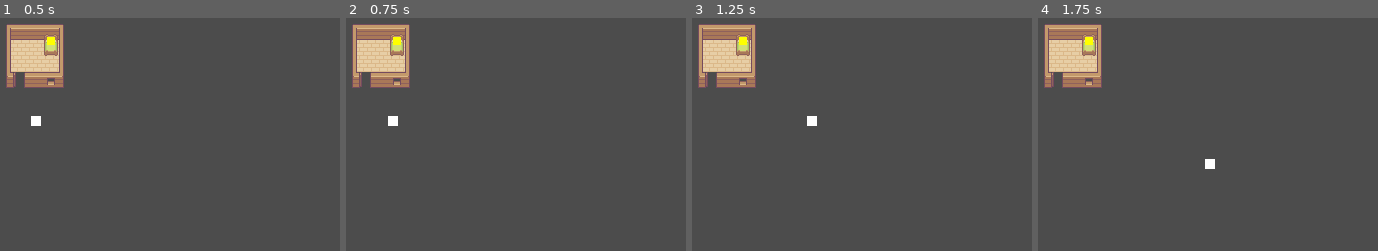
Above: before the commit, frames 1-4 (left to right).
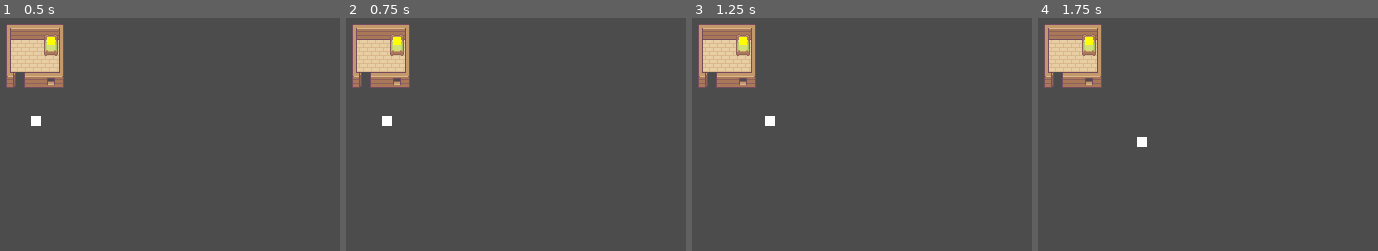
Above: after the commit, the same moments.

Repository: ZeeHatcher/project-dreams
Game: Godot game, scene res://scenes/main.tscn
Same seed, same stepped clock (60 frames per second), same inputs: the game is played once before the commit and once after it.
Inputs:
- Up to frame 1 (0.5 s): no input
- Up to frame 2 (0.75 s): tap Enter at 0.5 s; hold D (move_right) from 0.53 s (still down); hold Space (interact) from 0.53 s (still down)
- Up to frame 3 (1.25 s): keep holding D (move_right); keep holding Space (interact)
- Up to frame 4 (1.75 s): release D (move_right) at 1.28 s; release Space (interact) at 1.28 s; hold S (move_down) from 1.28 s (still down); tap Space (interact) at 1.35 s

Frame 1 is identical in both runs. In frame 2, 0.2% of the frame differs, in the area x 10-16%, y 42-47%; in frame 3, 0.3%, in the area x 21-37%, y 42-47%; in frame 4, 0.3%.

Commit message:
add basic main_menu and intro cutscene

Diff:
--- a/entities/acolyte/acolyte.tscn
+++ b/entities/acolyte/acolyte.tscn
@@ -10,6 +10,7 @@
 
 [node name="Acolyte" type="KinematicBody2D"]
 script = ExtResource( 1 )
+max_speed = 100
 
 [node name="Polygon2D" type="Polygon2D" parent="."]
 polygon = PoolVector2Array( -5, -5, 5, -5, 5, 5, -5, 5 )
--- /dev/null
+++ b/scenes/intro/intro.gd
@@ -0,0 +1,41 @@
+extends Control
+
+
+const content = [
+	{
+		"image": "res://scenes/intro/placeholder_1.png",
+		"text": "Once upon a time..."
+	},
+	{
+		"image": "res://scenes/intro/placeholder_2.png",
+		"text": "The end."
+	},
+]
+
+var _page = 0
+
+onready var _image = $VBoxContainer/Image
+onready var _description = $VBoxContainer/PanelContainer/Description
+
+
+func _ready():
+	_show_page(_page)
+
+
+func _unhandled_input(event):
+	if event.is_action_pressed("interact"):
+		_page += 1
+
+		if _page < content.size():
+			_show_page(_page)
+		else:
+			get_tree().change_scene("res://scenes/main.tscn")
+
+
+func _show_page(page):
+	if page > content.size():
+		return
+
+	var cont = content[page]
+	_image.texture = load(cont["image"])
+	_description.text = cont["text"]
--- /dev/null
+++ b/scenes/intro/intro.tscn
@@ -0,0 +1,33 @@
+[gd_scene load_steps=2 format=2]
+
+[ext_resource path="res://scenes/intro/intro.gd" type="Script" id=1]
+
+[node name="Intro" type="Control"]
+anchor_right = 1.0
+anchor_bottom = 1.0
+script = ExtResource( 1 )
+
+[node name="VBoxContainer" type="VBoxContainer" parent="."]
+anchor_right = 1.0
+anchor_bottom = 1.0
+
+[node name="Image" type="TextureRect" parent="VBoxContainer"]
+margin_right = 640.0
+margin_bottom = 284.0
+size_flags_vertical = 3
+size_flags_stretch_ratio = 4.0
+expand = true
+stretch_mode = 7
+
+[node name="PanelContainer" type="PanelContainer" parent="VBoxContainer"]
+margin_top = 288.0
+margin_right = 640.0
+margin_bottom = 360.0
+size_flags_vertical = 3
+
+[node name="Description" type="Label" parent="VBoxContainer/PanelContainer"]
+margin_left = 7.0
+margin_top = 7.0
+margin_right = 633.0
+margin_bottom = 65.0
+size_flags_vertical = 5
--- /dev/null
+++ b/scenes/main_menu/main_menu.gd
@@ -0,0 +1,9 @@
+extends Control
+
+
+func _on_PlayButton_pressed():
+	get_tree().change_scene("res://scenes/intro/intro.tscn")
+
+
+func _on_QuitButton_pressed():
+	get_tree().quit()
--- /dev/null
+++ b/scenes/main_menu/main_menu.tscn
@@ -0,0 +1,50 @@
+[gd_scene load_steps=2 format=2]
+
+[ext_resource path="res://scenes/main_menu/main_menu.gd" type="Script" id=1]
+
+[node name="MainMenu" type="Control"]
+anchor_right = 1.0
+anchor_bottom = 1.0
+script = ExtResource( 1 )
+
+[node name="CenterContainer" type="CenterContainer" parent="."]
+anchor_right = 1.0
+anchor_bottom = 1.0
+
+[node name="VBoxContainer" type="VBoxContainer" parent="CenterContainer"]
+margin_left = 270.0
+margin_top = 99.0
+margin_right = 369.0
+margin_bottom = 261.0
+
+[node name="MarginContainer" type="MarginContainer" parent="CenterContainer/VBoxContainer"]
+margin_right = 99.0
+margin_bottom = 114.0
+custom_constants/margin_bottom = 100
+
+[node name="Title" type="Label" parent="CenterContainer/VBoxContainer/MarginContainer"]
+margin_right = 99.0
+margin_bottom = 14.0
+text = "Project Dreams"
+align = 1
+
+[node name="VBoxContainer" type="VBoxContainer" parent="CenterContainer/VBoxContainer"]
+margin_top = 118.0
+margin_right = 99.0
+margin_bottom = 162.0
+
+[node name="PlayButton" type="Button" parent="CenterContainer/VBoxContainer/VBoxContainer"]
+margin_right = 99.0
+margin_bottom = 20.0
+text = "Play"
+flat = true
+
+[node name="QuitButton" type="Button" parent="CenterContainer/VBoxContainer/VBoxContainer"]
+margin_top = 24.0
+margin_right = 99.0
+margin_bottom = 44.0
+text = "Quit"
+flat = true
+
+[connection signal="pressed" from="CenterContainer/VBoxContainer/VBoxContainer/PlayButton" to="." method="_on_PlayButton_pressed"]
+[connection signal="pressed" from="CenterContainer/VBoxContainer/VBoxContainer/QuitButton" to="." method="_on_QuitButton_pressed"]
Binary file added: scenes/intro/placeholder_1.png
Not shown, added: scenes/intro/placeholder_1.png.import
Binary file added: scenes/intro/placeholder_2.png
Not shown, added: scenes/intro/placeholder_2.png.import
